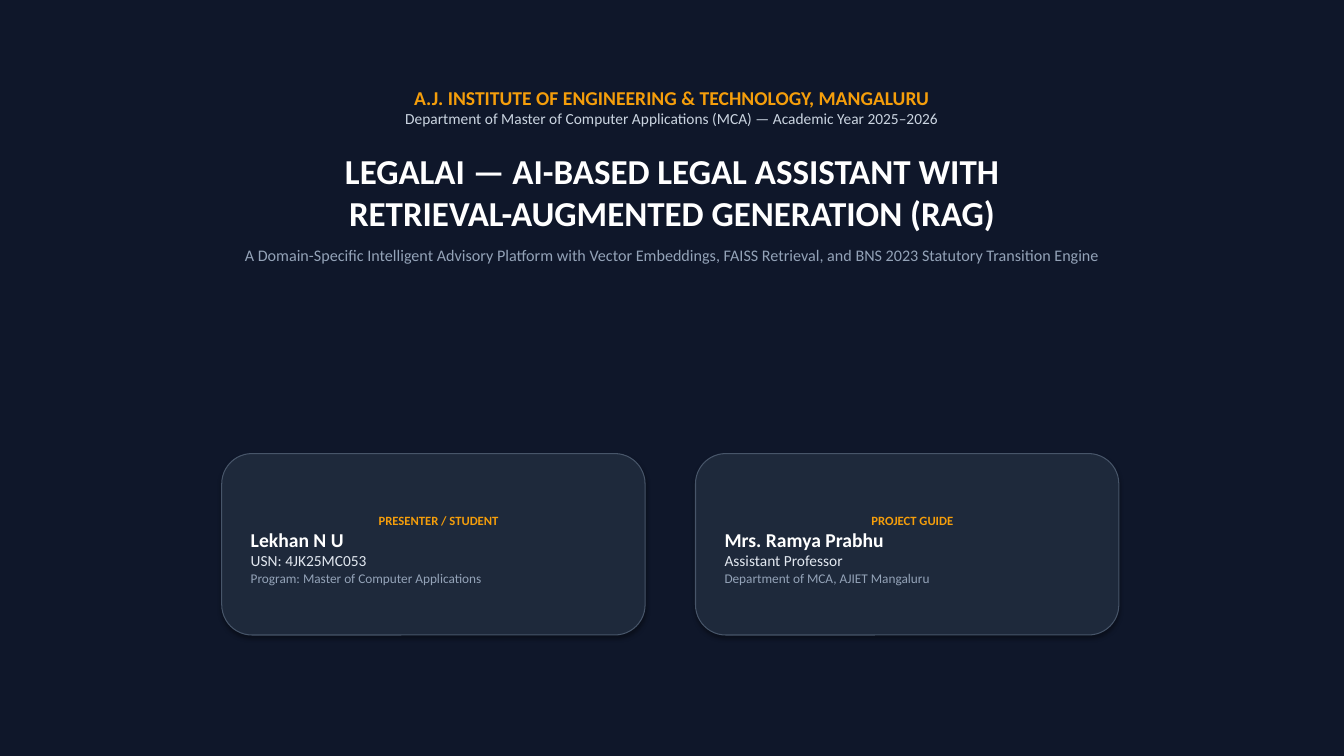
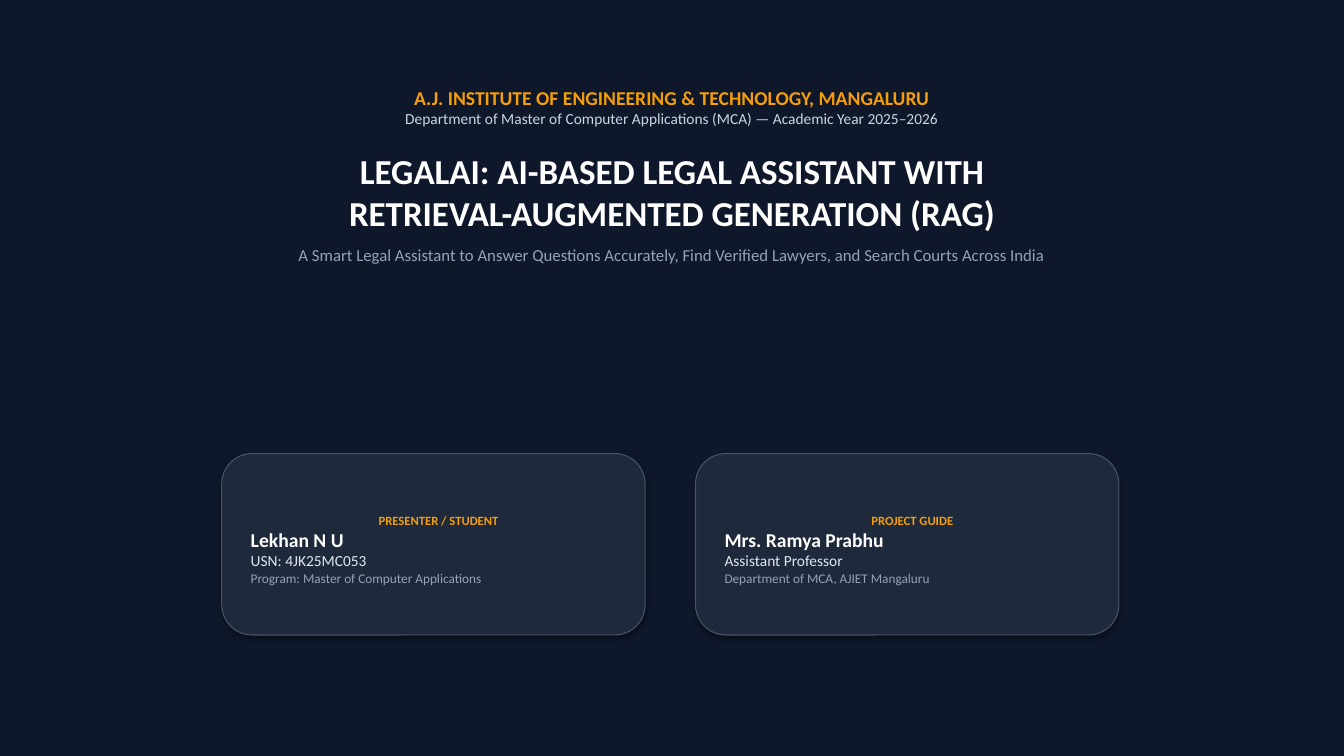
Before and after one commit to lekhanleku/Legal_AI, a slide deck: slide 1 of LegalAI_MCA_Presentation.pptx. Drawn at 1344x756 pixels with LibreOffice and Linux fonts; fonts in the diff are those of the drawing. Boxes give left, top, right and bottom in pixels: in the first picture for what was removed or moved away, otherwise in the second. Text is boxed around its words. In the diff, an @@ line names an element or a change of style, - is before the commit and + after.

```diff
--- a/LegalAI_MCA_Presentation.pptx
+++ b/LegalAI_MCA_Presentation.pptx
@@ text at [298,161,1044,264]: text changed; size 11.5 to 12 pt @@
-LEGALAI — AI-BASED LEGAL ASSISTANT WITH
-RETRIEVAL-AUGMENTED GENERATION (RAG)
-A Domain-Specific Intelligent Advisory Platform with Vector Embeddings, FAISS Retrieval, and BNS 2023 Statutory Transition Engine
+LEGALAI: AI-BASED LEGAL ASSISTANT WITH
+RETRIEVAL-AUGMENTED GENERATION (RAG)
+A Smart Legal Assistant to Answer Questions Accurately, Find Verified Lawyers, and Search Courts Across India
```
Also in this commit, not shown: 10 other slides changed, 48 other files.
